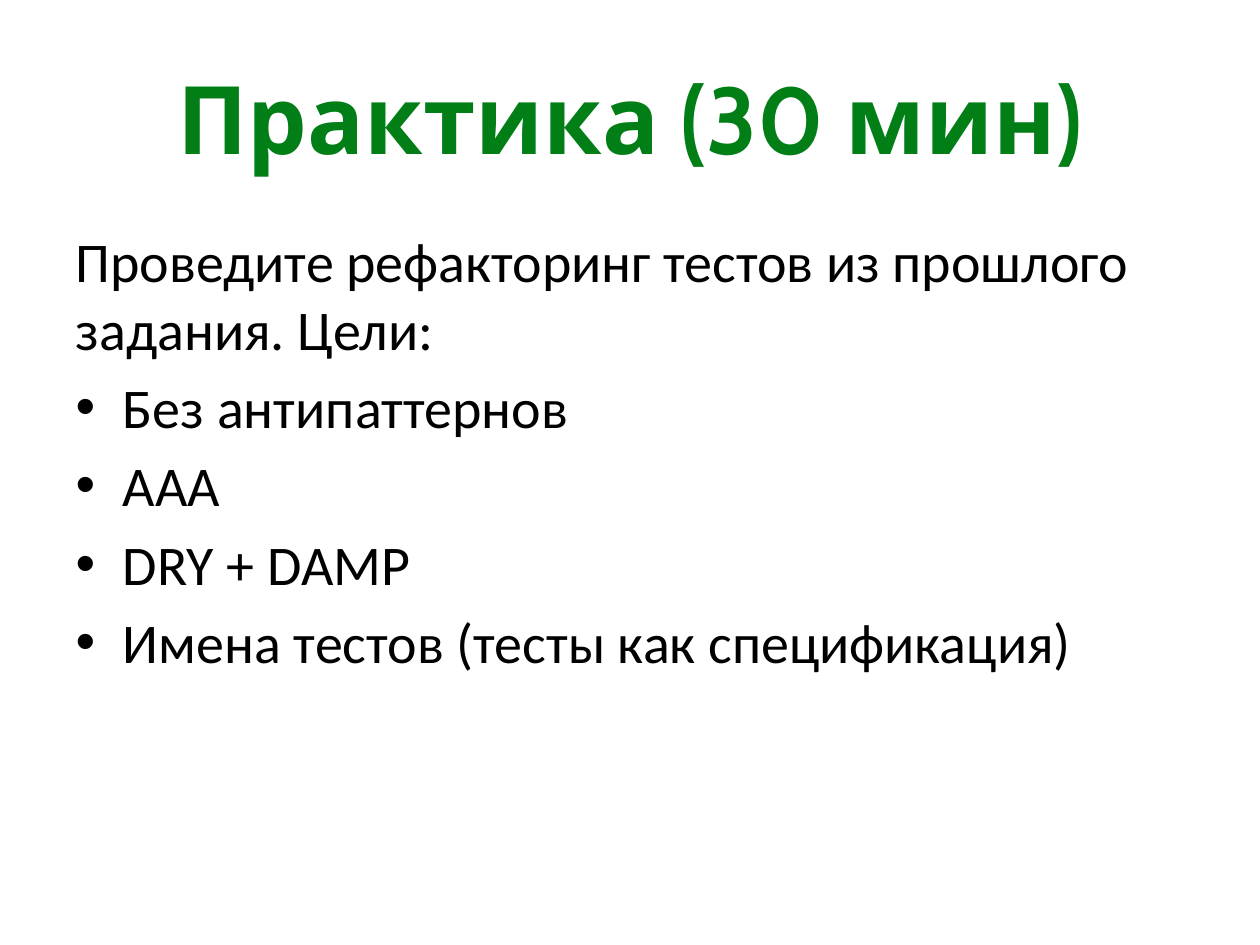
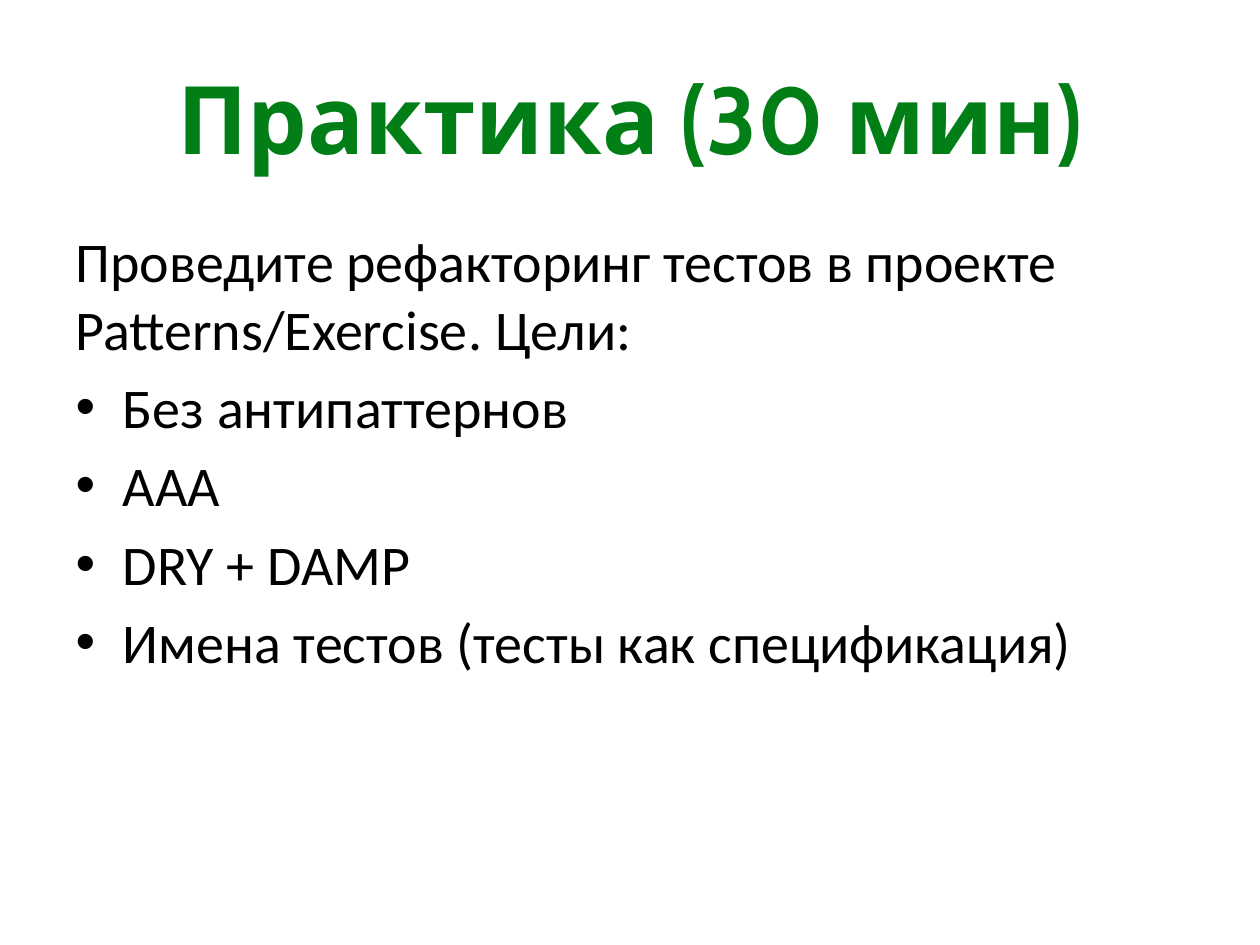
Before and after one commit to xoposhiy/testing-course, a slide deck: slide 32 of day1.pptx. Drawn at 1260x945 pixels with LibreOffice and Linux fonts; fonts in the diff are those of the drawing. Boxes give left, top, right and bottom in pixels: in the first picture for what was removed or moved away, otherwise in the second. Text is boxed around its words. In the diff, an @@ line names an element or a change of style, - is before the commit and + after.

Commit message:
fix slides

```diff
--- a/day1.pptx
+++ b/day1.pptx
@@ text at [76,244,1057,359]: text changed @@
-Проведите рефакторинг тестов из прошлого задания. Цели:
+Проведите рефакторинг тестов в проекте Patterns/Exercise. Цели:
```
Also in this commit, not shown: 3 other slides changed, 1 other file.
